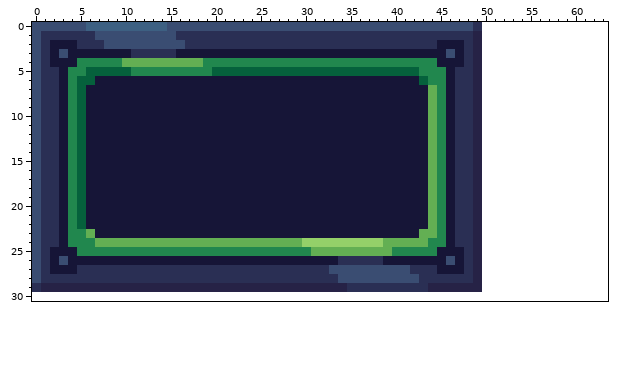
File history of a pixel-art sprite, rgb-pixels/images/green_button.png. The first picture shows the starting point.
The file is 150x90 pixels, drawn in blocks of 3x3; one block is one cell here. The old version is drawn lined up with the new one, on the new canvas.
New version:
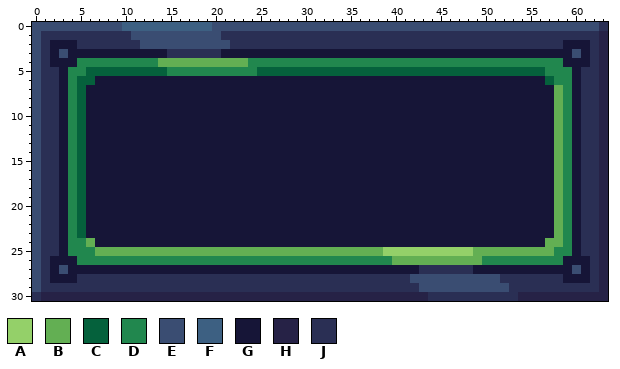
Palette (. is transparent): A #94d069  B #63af53  C #05613c  D #21874e  E #3a4d72  F #3d6082  G #161537  H #262246  J #2a2f54
From old to new:
canvas 50x30 -> 64x31
Changed rows in their new state; - is an unchanged pixel.
first column x 0:
 0 ------EEEE-----FFFFF-----------------------------EEEEEEEEEEEEEEJ
 1 -------JJJJ-----EEEEE----------------------------JJJJJJJJJJJJJJH
 2 --------JJJJ-----EEEEE-----------------------JJJ-JJJJJJJJJJGGGJH
 3 -----------GGGG-JJJJJ-------------------------G-GGGGGGGGGGGGEGJH
 4 ----------DDDD-----BBBBB---------------------DDDDDDDDDDDDDDGGGJH
 5 -----------CCCC-----DDDDD------------------CCCCCCCCCCCCCCDDDGJJH
 6 -------------------------------------------GGG-GGGGGGGGGGCDDGJJH
 7 --------------------------------------------GG-GGGGGGGGGGGBDGJJH
 8 --------------------------------------------GG-GGGGGGGGGGGBDGJJH
 9 --------------------------------------------GG-GGGGGGGGGGGBDGJJH
10 --------------------------------------------GG-GGGGGGGGGGGBDGJJH
11 --------------------------------------------GG-GGGGGGGGGGGBDGJJH
12 --------------------------------------------GG-GGGGGGGGGGGBDGJJH
13 --------------------------------------------GG-GGGGGGGGGGGBDGJJH
14 --------------------------------------------GG-GGGGGGGGGGGBDGJJH
15 --------------------------------------------GG-GGGGGGGGGGGBDGJJH
16 --------------------------------------------GG-GGGGGGGGGGGBDGJJH
17 --------------------------------------------GG-GGGGGGGGGGGBDGJJH
18 --------------------------------------------GG-GGGGGGGGGGGBDGJJH
19 --------------------------------------------GG-GGGGGGGGGGGBDGJJH
20 --------------------------------------------GG-GGGGGGGGGGGBDGJJH
21 --------------------------------------------GG-GGGGGGGGGGGBDGJJH
22 --------------------------------------------GG-GGGGGGGGGGGBDGJJH
23 -----CG------------------------------------GGG-GGGGGGGGGGGBDGJJH
24 ------BGGGGGGGGGGGGGGGGGGGGGGGGGGGGGGGGGGGGGGG-GGGGGGGGGGBBDGJJH
25 --J-D--BBBBBBBBBBBBBBBBBBBBBBBB--------AAAAAAAAAABBBBBBBBBDDGJJH
26 ---G-DDDDDDDDDDDDDDDDDDDDDDDDDDDDDDDDDDDBBBBBBBBBBDDDDDDDDDGGGJH
27 ---E-GGGGGGGGGGGGGGGGGGGGGGGGGGGGGGGGGGGGGG--JJJ-GGGGGGGGGGGEGJH
28 --GGG-----------------------------JJJJJJJJ-EEEEEEEEEJJJJJJJGGGJH
29 EJJJJJJJJJJJJJJJJJJJJJJJJJJJJJJJJJJ--------EEEEEEEEEEJJJJJJJJJJH
30 JHHHHHHHHHHHHHHHHHHHHHHHHHHHHHHHHHHHHHHHHHHHJJJJJJJJJJHHHHHHHHHH
Boxes around the changes in both pictures, in picture pixels (x1, y1, x2, y2):
changed: (32, 22, 608, 301)
